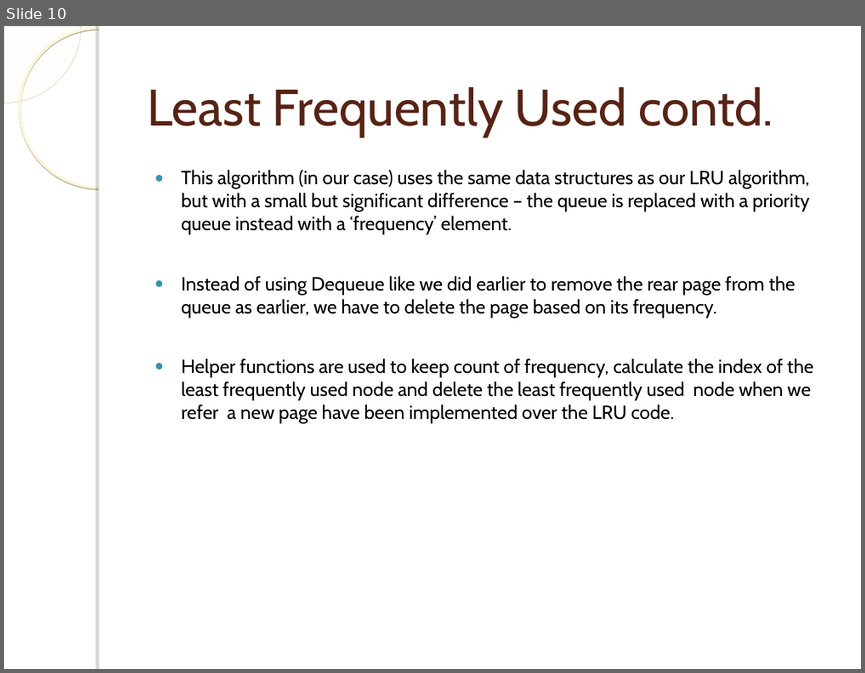
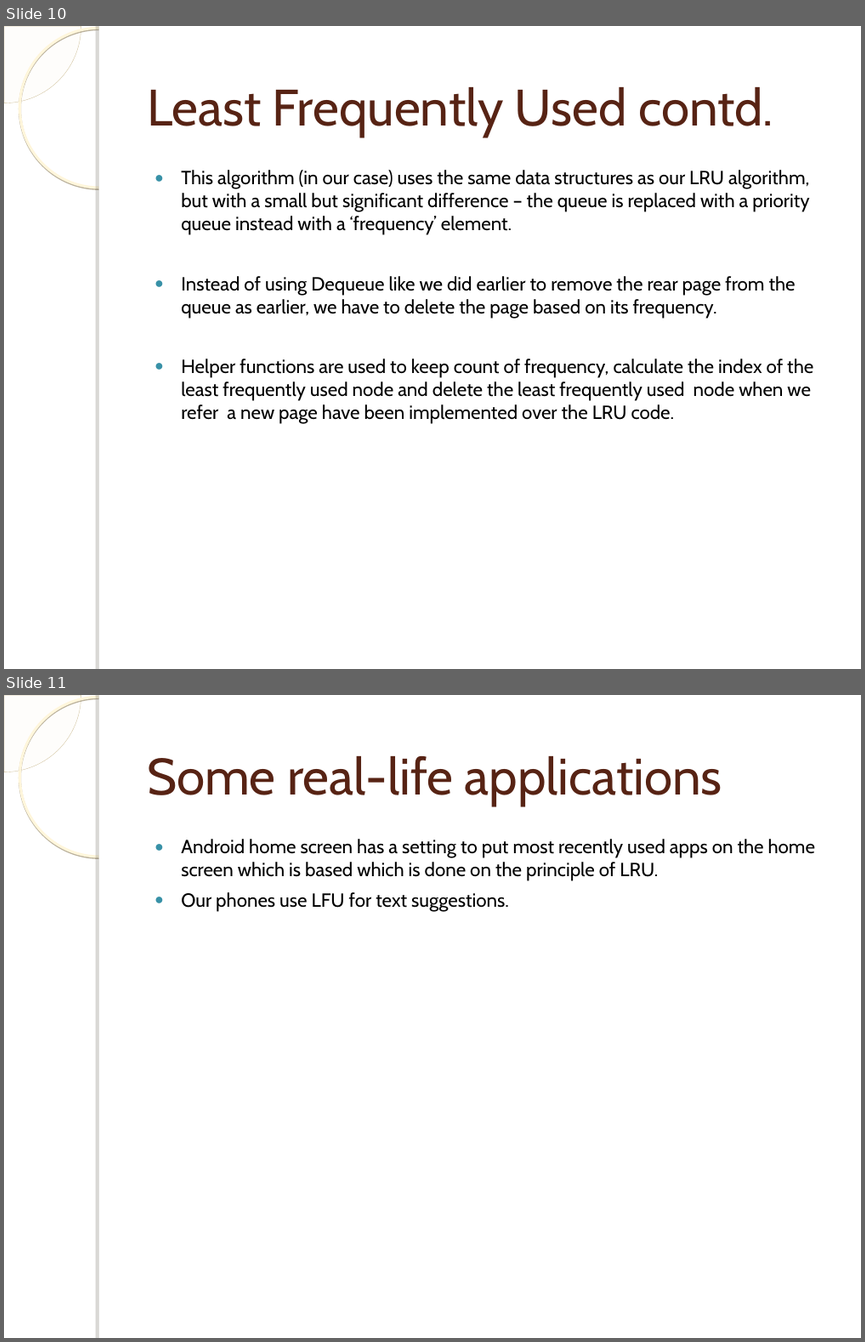
Before and after one commit to avraghav07/cache-replacement-algos, a slide deck: Presentation.ppt. Shown one above the other, each under a label of ours: slide 10 before the commit, slides 10 and 11 after it. The pictures are 865x673 and 865x1342 pixels, drawn with LibreOffice and Linux fonts; fonts in the diff are those of the drawing; background and template pictures are left out. Boxes give left, top, right and bottom in pixels: in the first picture for what was removed or moved away, otherwise in the second. Text is boxed around its words. In the diff, an @@ line names an element or a change of style, - is before the commit and + after.

```diff
--- a/Presentation.ppt
+++ b/Presentation.ppt
@@ slide 11 added at [4, 695, 861, 1338], background picture (left out); not listed: 4 template elements that a slide beside it also shows @@
@@ title added at [147, 756, 722, 805], 43 pt, text #572314 @@
+Some real-life applications
@@ text added at [181, 839, 815, 911], 16 pt, text #000000 @@
+● Android home screen has a setting to put most recently used apps on the home screen which is based which is done on the principle of LRU.
+● Our phones use LFU for text suggestions.
```
Also in this commit, not shown: 4 slides changed, 1 other slide added, 1 other file.
